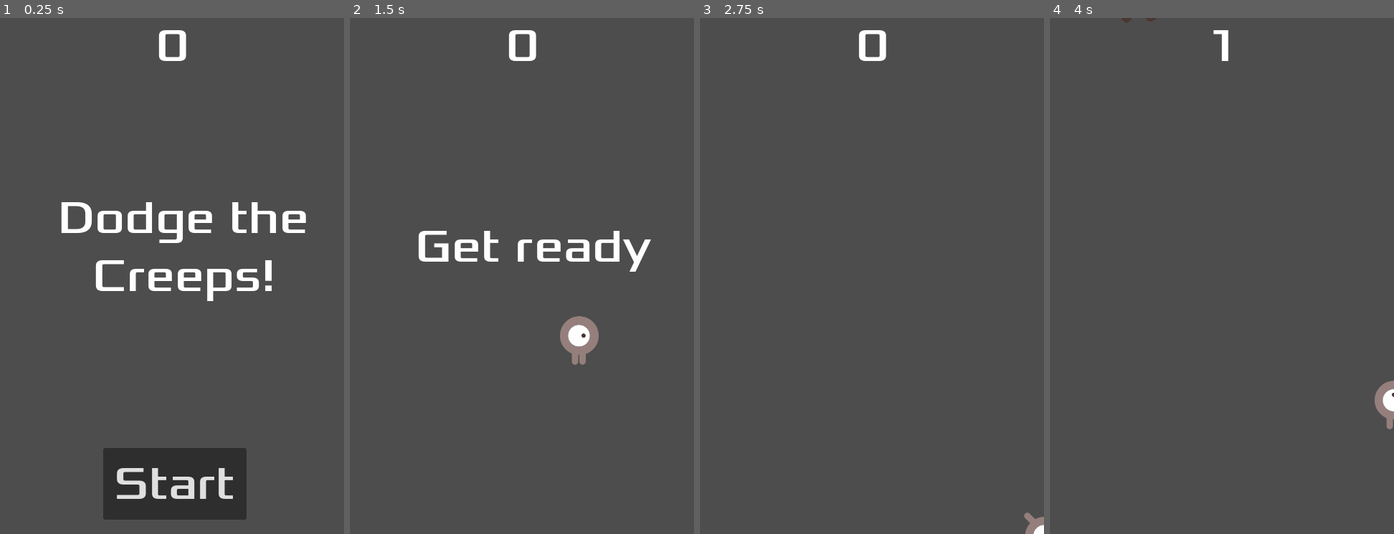
Above: before the commit, frames 1-4 (left to right).
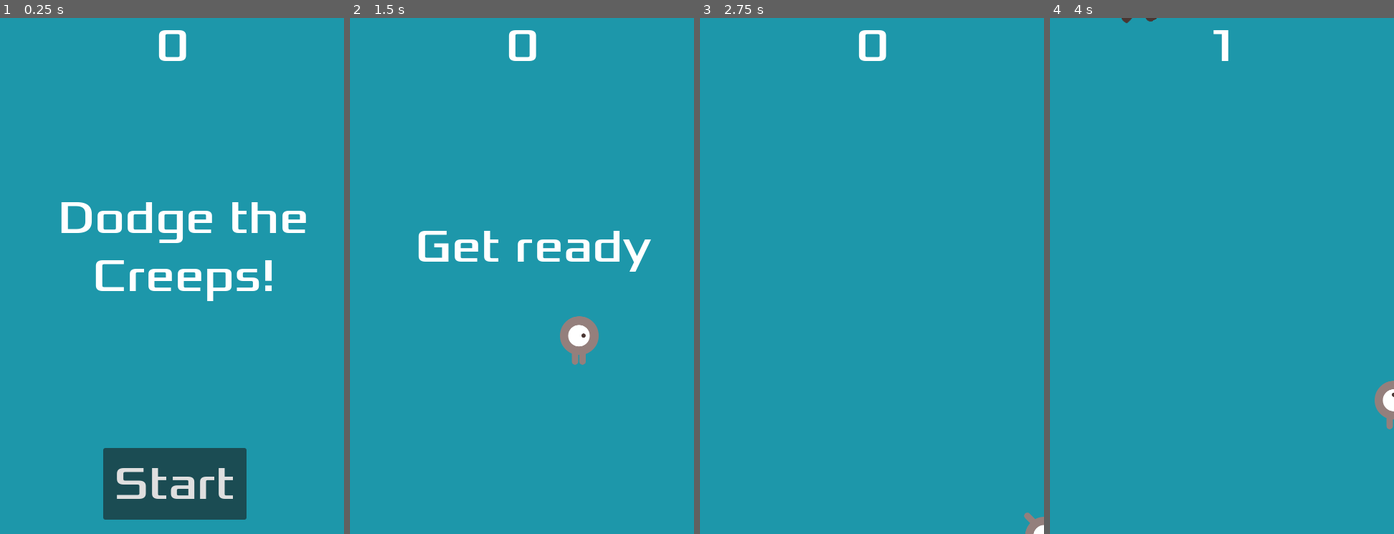
Above: after the commit, the same moments.

Repository: SiminXiong/UnityProject_Paradise_Island
Game: Godot game, scene res://main.tscn
The game is run twice, just before and just after one commit, with the same random seed, the same clock (stepped at 60 frames per second) and the same inputs.
Inputs:
- Up to frame 1 (0.25 s): no input
- Up to frame 2 (1.5 s): click "Start" at 0.5 s; tap Enter at 1.25 s; hold Right (move_right) from 1.28 s (still down)
- Up to frame 3 (2.75 s): release Right (move_right) at 2.03 s; hold Down (move_down) from 2.03 s (still down)
- Up to frame 4 (4 s): release Down (move_down) at 2.78 s; hold Right (move_right) 2.78-3.53 s; hold Up (move_up) from 3.53 s (still down)

The runs differ from the first frame. In frame 1, 96% of the frame differs, in the area x 0-100%, y 0-100%; in frame 2, 98%; in frame 3, 100%; in frame 4, 99%.

Commit message:
finishing up

Diff:
--- a/software_engineer_firstgame/hud.tscn
+++ b/software_engineer_firstgame/hud.tscn
@@ -1,7 +1,13 @@
-[gd_scene load_steps=3 format=3 uid="uid://sfnj7kqhw6fj"]
+[gd_scene load_steps=5 format=3 uid="uid://sfnj7kqhw6fj"]
 
 [ext_resource type="Script" uid="uid://cinvbt57rgqp1" path="res://hud.gd" id="1_64ctp"]
 [ext_resource type="FontFile" uid="uid://d2w0l0finb5qh" path="res://fonts/Xolonium-Regular.ttf" id="2_8sq4i"]
+
+[sub_resource type="InputEventAction" id="InputEventAction_64ctp"]
+action = &"start_game"
+
+[sub_resource type="Shortcut" id="Shortcut_8sq4i"]
+events = [SubResource("InputEventAction_64ctp")]
 
 [node name="HUD" type="CanvasLayer"]
 script = ExtResource("1_64ctp")
@@ -49,6 +55,7 @@
 grow_vertical = 0
 theme_override_fonts/font = ExtResource("2_8sq4i")
 theme_override_font_sizes/font_size = 64
+shortcut = SubResource("Shortcut_8sq4i")
 text = "Start"
 
 [node name="MessageTimer" type="Timer" parent="."]
--- a/software_engineer_firstgame/main.gd
+++ b/software_engineer_firstgame/main.gd
@@ -10,6 +10,8 @@
 	$ScoreTimer.stop()
 	$MobTimer.stop()
 	$HUD.show_game_over()
+	$Music.stop()
+	$Deathsound.play()
 
 func new_game():
 	score=0
@@ -18,7 +20,7 @@
 	$HUD.update_score(score)
 	$HUD.show_message("Get ready")
 	get_tree().call_group("mobs","queue_free")
-
+	$Music.play()
 
 
 func _on_mob_timer_timeout() -> void:
--- a/software_engineer_firstgame/main.tscn
+++ b/software_engineer_firstgame/main.tscn
@@ -1,9 +1,11 @@
-[gd_scene load_steps=6 format=3 uid="uid://dfphhqecyklhr"]
+[gd_scene load_steps=8 format=3 uid="uid://dfphhqecyklhr"]
 
 [ext_resource type="Script" uid="uid://cyxupdlg8o82j" path="res://main.gd" id="1_h2yge"]
 [ext_resource type="PackedScene" uid="uid://bdnyjbv15xoik" path="res://mob.tscn" id="2_1bvp3"]
 [ext_resource type="PackedScene" uid="uid://e47hfgsyoxls" path="res://player.tscn" id="3_lquwl"]
 [ext_resource type="PackedScene" uid="uid://sfnj7kqhw6fj" path="res://hud.tscn" id="4_1bvp3"]
+[ext_resource type="AudioStream" uid="uid://do3aiiug2hgcb" path="res://art/House In a Forest Loop.ogg" id="5_7mycd"]
+[ext_resource type="AudioStream" uid="uid://ccvnnfsacb4rj" path="res://art/gameover.wav" id="6_272bh"]
 
 [sub_resource type="Curve2D" id="Curve2D_h2yge"]
 _data = {
@@ -14,6 +16,14 @@
 [node name="Main" type="Node"]
 script = ExtResource("1_h2yge")
 mob_scene = ExtResource("2_1bvp3")
+
+[node name="ColorRect" type="ColorRect" parent="."]
+anchors_preset = 15
+anchor_right = 1.0
+anchor_bottom = 1.0
+grow_horizontal = 2
+grow_vertical = 2
+color = Color(0.115625, 0.593055, 0.66439, 1)
 
 [node name="Player" parent="." instance=ExtResource("3_lquwl")]
 
@@ -38,6 +48,12 @@
 
 [node name="HUD" parent="." instance=ExtResource("4_1bvp3")]
 
+[node name="Music" type="AudioStreamPlayer2D" parent="."]
+stream = ExtResource("5_7mycd")
+
+[node name="Deathsound" type="AudioStreamPlayer2D" parent="."]
+stream = ExtResource("6_272bh")
+
 [connection signal="hit" from="Player" to="." method="_on_player_hit"]
 [connection signal="hit" from="Player" to="." method="game_over"]
 [connection signal="timeout" from="MobTimer" to="." method="_on_mob_timer_timeout"]
--- a/software_engineer_firstgame/project.godot
+++ b/software_engineer_firstgame/project.godot
@@ -43,3 +43,8 @@
 "events": [Object(InputEventKey,"resource_local_to_scene":false,"resource_name":"","device":-1,"window_id":0,"alt_press …(195 unchanged characters)…
 ]
 }
+start_game={
+"deadzone": 0.2,
+"events": [Object(InputEventKey,"resource_local_to_scene":false,"resource_name":"","device":-1,"window_id":0,"alt_pressed":false,"shift_pressed":false,"ctrl_pressed":false,"meta_pressed":false,"pressed":false,"keycode":0,"physical_keycode":4194309,"key_label":0,"unicode":0,"location":0,"echo":false,"script":null)
+]
+}
